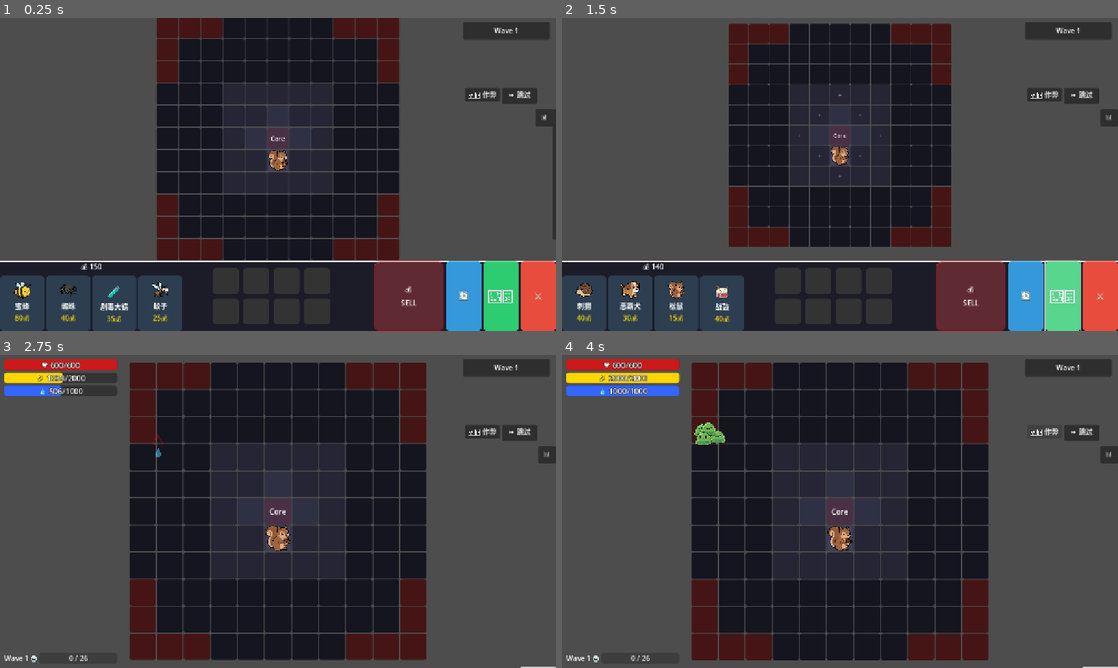
Above: before the commit, frames 1-4 (two rows, left to right).
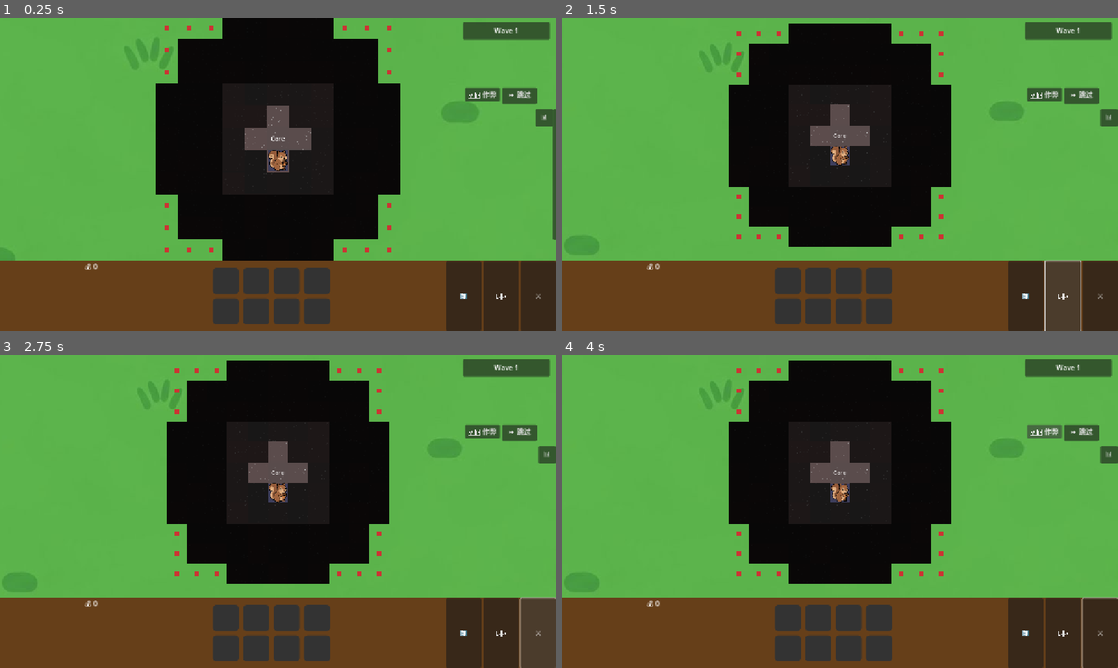
Above: after the commit, the same moments.

Repository: seekerzz/tower-html
Game: Godot game, scene res://src/Scenes/Game/MainGame.tscn
Same seed, same stepped clock (60 frames per second), same inputs: the game is played once before the commit and once after it. The project has no main scene, so this scene is started directly.
Inputs (mouse positions are in pixels of both pictures, inside the frame that each line leads up to):
- Up to frame 1 (0.25 s): no input
- Up to frame 2 (1.5 s): click "🔄" at 0.5 s; click "🏗️" at 1.25 s
- Up to frame 3 (2.75 s): click "⚔️" at 2 s
- Up to frame 4 (4 s): tap Enter at 2.75 s; drag from (706, 376) to (706, 458) at 2.77 s; click "🛠️ 作弊" at 3.5 s

The runs differ from the first frame. In frame 1, 96% of the frame differs, in the area x 0-100%, y 0-100%; in frame 2, 96%; in frame 3, 98%; in frame 4, 98%.
Error after the commit: Attempt to call function 'get_children' in base 'null instance' on a null instance. (res://src/Scripts/UI/Shop.gd:169)

Commit message:
Visual Upgrade: Random Tile Textures & Adaptive Backgrounds
- Replaced solid color tiles with 5x5 random sprite sheets for ground and spawn points.
- Implemented grid visibility toggle (only visible in expansion mode).
- Added adaptive battle background that scales with camera zoom.
- Added shop background texture.
- Generated placeholder assets for tile sheets and backgrounds.

Diff:
--- a/src/Scenes/Game/MainGame.tscn
+++ b/src/Scenes/Game/MainGame.tscn
@@ -6,9 +6,26 @@
 [ext_resource type="PackedScene" uid="uid://shop123" path="res://src/Scenes/UI/Shop.tscn" id="4_shop"]
 [ext_resource type="PackedScene" uid="uid://gui123" path="res://src/Scenes/UI/MainGUI.tscn" id="5_gui"]
 [ext_resource type="PackedScene" path="res://src/Scenes/Game/DrawManager.tscn" id="6_draw"]
+[ext_resource type="Texture2D" path="res://assets/images/UI/bg_battle.png" id="7_bg"]
 
 [node name="MainGame" type="Node2D"]
 script = ExtResource("1_main")
+
+[node name="Background" type="TextureRect" parent="."]
+anchors_preset = 8
+anchor_left = 0.5
+anchor_top = 0.5
+anchor_right = 0.5
+anchor_bottom = 0.5
+offset_left = -960.0
+offset_top = -540.0
+offset_right = 960.0
+offset_bottom = 540.0
+grow_horizontal = 2
+grow_vertical = 2
+texture = ExtResource("7_bg")
+expand_mode = 1
+stretch_mode = 6
 
 [node name="Camera2D" type="Camera2D" parent="."]
 position = Vector2(640, 360)
--- a/src/Scenes/Game/Tile.tscn
+++ b/src/Scenes/Game/Tile.tscn
@@ -8,12 +8,17 @@
 [node name="Tile" type="Node2D"]
 script = ExtResource("1_tile")
 
-[node name="ColorRect" type="ColorRect" parent="."]
-offset_left = -29.0
-offset_top = -29.0
-offset_right = 29.0
-offset_bottom = 29.0
-color = Color(0.188235, 0.188235, 0.270588, 1)
+[node name="BaseSprite" type="Sprite2D" parent="."]
+
+[node name="GridBorder" type="ReferenceRect" parent="."]
+visible = false
+offset_left = -30.0
+offset_top = -30.0
+offset_right = 30.0
+offset_bottom = 30.0
+border_color = Color(1, 1, 1, 0.490196)
+border_width = 2.0
+editor_only = false
 
 [node name="Label" type="Label" parent="."]
 anchors_preset = 8
--- a/src/Scenes/UI/Shop.tscn
+++ b/src/Scenes/UI/Shop.tscn
@@ -2,6 +2,7 @@
 
 [ext_resource type="Script" path="res://src/Scripts/UI/Shop.gd" id="1_shop"]
 [ext_resource type="PackedScene" uid="uid://benchui00001" path="res://src/Scenes/UI/Bench.tscn" id="2_bench"]
+[ext_resource type="Texture2D" path="res://assets/images/UI/bg_shop.png" id="2_bg"]
 
 [node name="Shop" type="Control"]
 layout_mode = 3
@@ -14,7 +15,19 @@
 grow_vertical = 0
 script = ExtResource("1_shop")
 
+[node name="Background" type="TextureRect" parent="."]
+layout_mode = 1
+anchors_preset = 15
+anchor_right = 1.0
+anchor_bottom = 1.0
+grow_horizontal = 2
+grow_vertical = 2
+texture = ExtResource("2_bg")
+expand_mode = 1
+stretch_mode = 6
+
 [node name="Panel" type="Panel" parent="."]
+visible = false
 layout_mode = 1
 anchors_preset = 15
 anchor_right = 1.0
@@ -22,7 +35,7 @@
 grow_horizontal = 2
 grow_vertical = 2
 
-[node name="MainContainer" type="HBoxContainer" parent="Panel"]
+[node name="MainContainer" type="HBoxContainer" parent="."]
 layout_mode = 1
 anchors_preset = 15
 anchor_right = 1.0
@@ -32,59 +45,59 @@
 theme_override_constants/separation = 10
 alignment = 1
 
-[node name="LeftZone" type="VBoxContainer" parent="Panel/MainContainer"]
+[node name="LeftZone" type="VBoxContainer" parent="MainContainer"]
 layout_mode = 2
 size_flags_horizontal = 3
 alignment = 1
 
-[node name="GoldLabel" type="Label" parent="Panel/MainContainer/LeftZone"]
+[node name="GoldLabel" type="Label" parent="MainContainer/LeftZone"]
 layout_mode = 2
 text = "💰 0"
 horizontal_alignment = 1
 
-[node name="ShopContainer" type="HBoxContainer" parent="Panel/MainContainer/LeftZone"]
+[node name="ShopContainer" type="HBoxContainer" parent="MainContainer/LeftZone"]
 layout_mode = 2
 size_flags_vertical = 3
 alignment = 1
 
-[node name="MiddleZone" type="VBoxContainer" parent="Panel/MainContainer"]
+[node name="MiddleZone" type="VBoxContainer" parent="MainContainer"]
 layout_mode = 2
 size_flags_horizontal = 3
 alignment = 1
 
-[node name="BenchContainer" type="CenterContainer" parent="Panel/MainContainer/MiddleZone"]
+[node name="BenchContainer" type="CenterContainer" parent="MainContainer/MiddleZone"]
 layout_mode = 2
 size_flags_vertical = 3
 
-[node name="Bench" parent="Panel/MainContainer/MiddleZone/BenchContainer" instance=ExtResource("2_bench")]
+[node name="Bench" parent="MainContainer/MiddleZone/BenchContainer" instance=ExtResource("2_bench")]
 layout_mode = 2
 custom_minimum_size = Vector2(300, 130)
 
-[node name="RightZone" type="HBoxContainer" parent="Panel/MainContainer"]
+[node name="RightZone" type="HBoxContainer" parent="MainContainer"]
 layout_mode = 2
 size_flags_horizontal = 3
 theme_override_constants/separation = 5
 
-[node name="SellZoneContainer" type="Control" parent="Panel/MainContainer/RightZone"]
+[node name="SellZoneContainer" type="Control" parent="MainContainer/RightZone"]
 layout_mode = 2
 size_flags_horizontal = 3
 size_flags_stretch_ratio = 2.0
 
-[node name="RefreshButton" type="Button" parent="Panel/MainContainer/RightZone"]
+[node name="RefreshButton" type="Button" parent="MainContainer/RightZone"]
 custom_minimum_size = Vector2(40, 0)
 layout_mode = 2
 size_flags_horizontal = 3
 size_flags_stretch_ratio = 1.0
 text = "🔄"
 
-[node name="ExpandButton" type="Button" parent="Panel/MainContainer/RightZone"]
+[node name="ExpandButton" type="Button" parent="MainContainer/RightZone"]
 custom_minimum_size = Vector2(40, 0)
 layout_mode = 2
 size_flags_horizontal = 3
 size_flags_stretch_ratio = 1.0
 text = "🏗️"
 
-[node name="StartWaveButton" type="Button" parent="Panel/MainContainer/RightZone"]
+[node name="StartWaveButton" type="Button" parent="MainContainer/RightZone"]
 custom_minimum_size = Vector2(40, 0)
 layout_mode = 2
 size_flags_horizontal = 3
--- a/src/Scripts/GridManager.gd
+++ b/src/Scripts/GridManager.gd
@@ -172,6 +172,9 @@
 	tile.setup(x, y, type)
 	# Explicitly call set_state to ensure visuals are updated
 	tile.set_state(state)
+
+	# Ensure grid is hidden by default
+	tile.set_grid_visible(false)
 
 	tile.position = Vector2(x * TILE_SIZE, y * TILE_SIZE)
 	add_child(tile)
@@ -622,6 +625,12 @@
 
 func toggle_expansion_mode():
 	expansion_mode = !expansion_mode
+
+	# Toggle grid visibility for all tiles
+	for key in tiles:
+		if is_instance_valid(tiles[key]):
+			tiles[key].set_grid_visible(expansion_mode)
+
 	if expansion_mode:
 		spawn_expansion_ghosts()
 	else:
--- a/src/Scripts/MainGame.gd
+++ b/src/Scripts/MainGame.gd
@@ -33,12 +33,40 @@
 	# Initial camera position will be set by zoom_to_fit_board later or we call it now to verify
 	call_deferred("zoom_to_shop_open")
 
+	# Background Setup
+	call_deferred("update_background")
+
 	# Connect Shop signals
 	# shop.unit_bought.connect(_on_unit_bought) # Now handled via add_to_bench in Shop
 
 	# Initial Setup
 	grid_manager.place_unit("squirrel", 0, 1) # Starting unit
 	update_bench_ui() # Ensure UI is initialized
+
+	get_tree().root.size_changed.connect(_on_viewport_size_changed)
+
+func _on_viewport_size_changed():
+	update_background()
+	if GameManager.is_wave_active:
+		zoom_to_fit_board()
+	else:
+		zoom_to_shop_open()
+
+func update_background():
+	if !has_node("Background"): return
+	var bg = $Background
+
+	# Determine visible area at maximum field of view (min zoom)
+	# Assuming min zoom can be around 0.5 (as per _adjust_zoom clamp)
+	var min_zoom = 0.5
+	var vp_size = get_viewport_rect().size
+	var world_size = vp_size / min_zoom
+
+	# Make background slightly larger to be safe
+	var target_size = world_size * 1.2
+
+	bg.size = target_size
+	bg.position = grid_manager.position - (bg.size / 2)
 
 func _unhandled_input(event):
 	if event is InputEventMouseMotion:
--- a/src/Scripts/Tile.gd
+++ b/src/Scripts/Tile.gd
@@ -7,29 +7,25 @@
 var unit = null
 var occupied_by: Vector2i
 
+# Random frame index for sprite randomization
+var random_frame_index: int = 0
+
 signal tile_clicked(tile)
 
 const DROP_HANDLER_SCRIPT = preload("res://src/Scripts/UI/TileDropHandler.gd")
+
+const TILE_SHEET = preload("res://assets/images/UI/tile_sheet.png")
+const TILE_SPAWN = preload("res://assets/images/UI/tile_spawn.png")
+
+func _ready():
+	random_frame_index = randi() % 25
 
 func setup(grid_x: int, grid_y: int, tile_type: String = "normal"):
 	x = grid_x
 	y = grid_y
 	type = tile_type
 
-	if has_node("ColorRect") and !has_node("VisualPanel"):
-		var cr = $ColorRect
-		var panel = Panel.new()
-		panel.name = "VisualPanel"
-		panel.size = cr.size
-		panel.position = cr.position
-		panel.mouse_filter = Control.MOUSE_FILTER_IGNORE
-
-		var style = StyleMaker.get_flat_style(cr.color, 4)
-		panel.add_theme_stylebox_override("panel", style)
-
-		add_child(panel)
-		move_child(panel, cr.get_index())
-		cr.visible = false
+	random_frame_index = randi() % 25
 
 	update_visuals()
 
@@ -44,56 +40,54 @@
 	update_visuals()
 
 func update_visuals():
-	# Default base color based on state
-	var base_color = Constants.COLORS.grid
+	var sprite = $BaseSprite
+	if not sprite: return
+
+	sprite.hframes = 5
+	sprite.vframes = 5
+
+	# Reset modulation
+	sprite.modulate = Color.WHITE
 
 	if state == "unlocked":
-		base_color = Constants.COLORS.unlocked
+		sprite.texture = TILE_SHEET
+		sprite.frame = random_frame_index
 	elif state == "locked_inner":
-		base_color = Constants.COLORS.locked_inner
-		# Debug color for visibility if needed, but using Constants is safer for style
-		# base_color = Color.DARK_GRAY
+		sprite.texture = TILE_SHEET
+		sprite.frame = random_frame_index
+		sprite.modulate = Color(0.3, 0.3, 0.3) # Darkened
 	elif state == "locked_outer":
-		base_color = Constants.COLORS.locked_outer
-		# base_color = Color.BLACK
+		sprite.texture = TILE_SHEET
+		sprite.frame = random_frame_index
+		sprite.modulate = Color(0.1, 0.1, 0.1) # Very dark
 	elif state == "spawn":
-		base_color = Constants.COLORS.spawn_point
+		sprite.texture = TILE_SPAWN
+		# For spawn points, maybe use the same random frame, or a different one.
+		# Requirement: "randomly display one of the frames"
+		sprite.frame = random_frame_index
 
 	if type == "core":
-		base_color = Constants.COLORS.core
+		# Core might need special visual or just label
 		if has_node("Label"):
 			$Label.text = "Core"
 	else:
 		if has_node("Label"):
 			$Label.text = ""
 
-	if has_node("VisualPanel"):
-		var panel = $VisualPanel
-		var style = panel.get_theme_stylebox("panel")
-		if style:
-			create_tween().tween_property(style, "bg_color", base_color, 0.2)
-	elif has_node("ColorRect"):
-		create_tween().tween_property($ColorRect, "color", base_color, 0.2)
+func set_grid_visible(active: bool):
+	if has_node("GridBorder"):
+		$GridBorder.visible = active
 
 func set_highlight(active: bool):
-	var target = null
-	var current_color = Color.BLACK
-	var property = ""
-
-	if has_node("VisualPanel"):
-		target = $VisualPanel.get_theme_stylebox("panel")
-		current_color = target.bg_color
-		property = "bg_color"
-	elif has_node("ColorRect"):
-		target = $ColorRect
-		current_color = target.color
-		property = "color"
-
-	if !target: return
+	var sprite = $BaseSprite
+	if !sprite: return
 
 	if active:
-		create_tween().tween_property(target, property, current_color.lightened(0.2), 0.1)
+		# Lighten slightly
+		var tween = create_tween()
+		tween.tween_property(sprite, "modulate", sprite.modulate.lightened(0.2), 0.1)
 	else:
+		# Revert to normal visual state (which sets modulate based on state)
 		update_visuals()
 
 func _on_area_2d_input_event(viewport, event, shape_idx):
Binary file added: res/assets/images/UI/bg_battle.png
Binary file added: res/assets/images/UI/bg_shop.png
Binary file added: res/assets/images/UI/tile_sheet.png
Binary file added: res/assets/images/UI/tile_spawn.png
